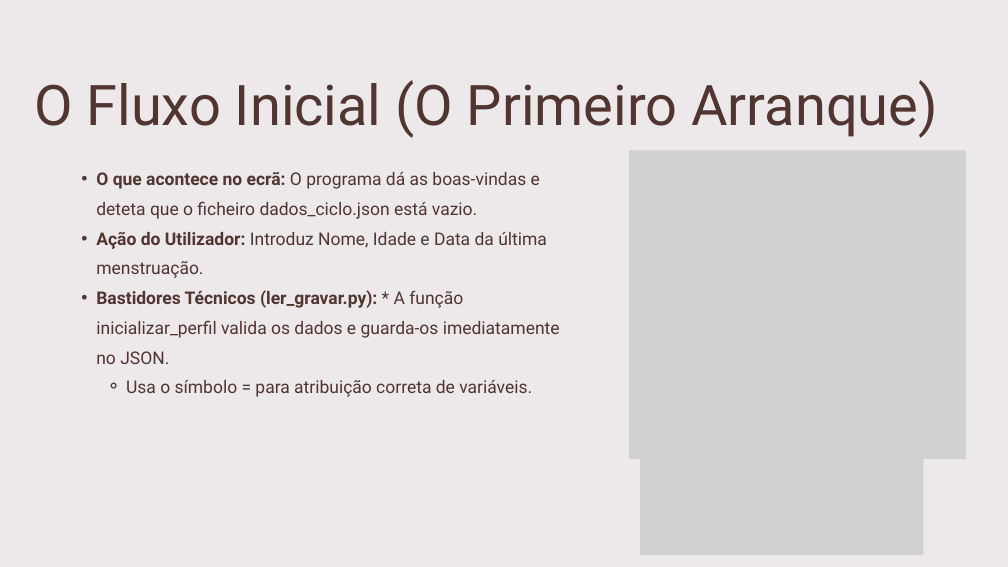
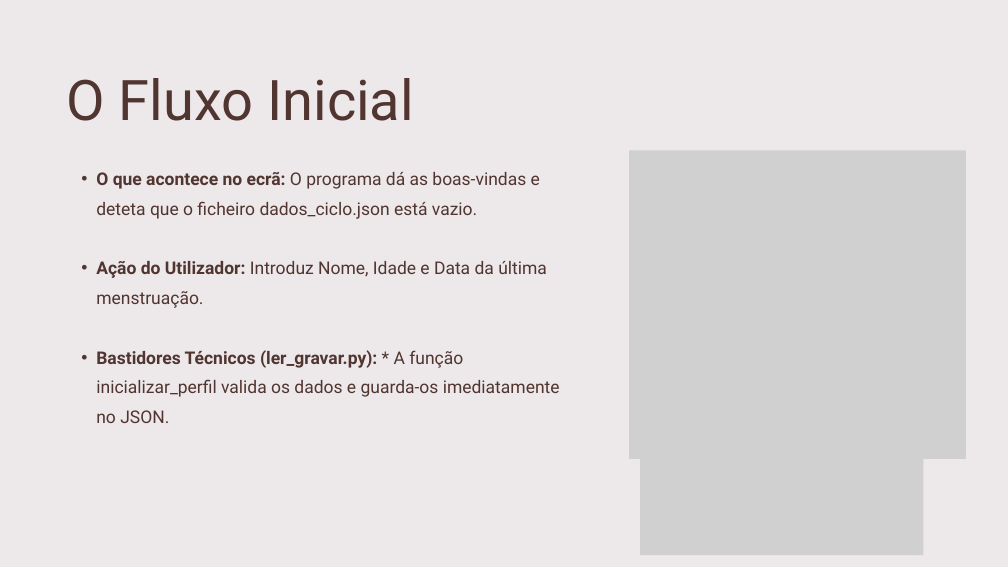
Before and after one commit to CarmitaGomes/projeto-ufcd-10790, a slide deck: slide 5 of assets/apresentacao.pptx. Drawn at 1008x567 pixels with LibreOffice and Linux fonts; fonts in the diff are those of the drawing; grey boxes stand for pictures. Boxes give left, top, right and bottom in pixels: in the first picture for what was removed or moved away, otherwise in the second. Text is boxed around its words. In the diff, an @@ line names an element or a change of style, - is before the commit and + after.

```diff
--- a/assets/apresentacao.pptx
+++ b/assets/apresentacao.pptx
@@ text at (67, 78, 414, 121): text changed @@
-O Fluxo Inicial (O Primeiro Arranque)
+O Fluxo Inicial
@@ text at (126, 380, 532, 397): paragraph removed @@
-    ⚬ Usa o símbolo = para atribuição correta de variáveis.
```
Also in this commit, not shown: 5 other slides changed, 1 other file.
